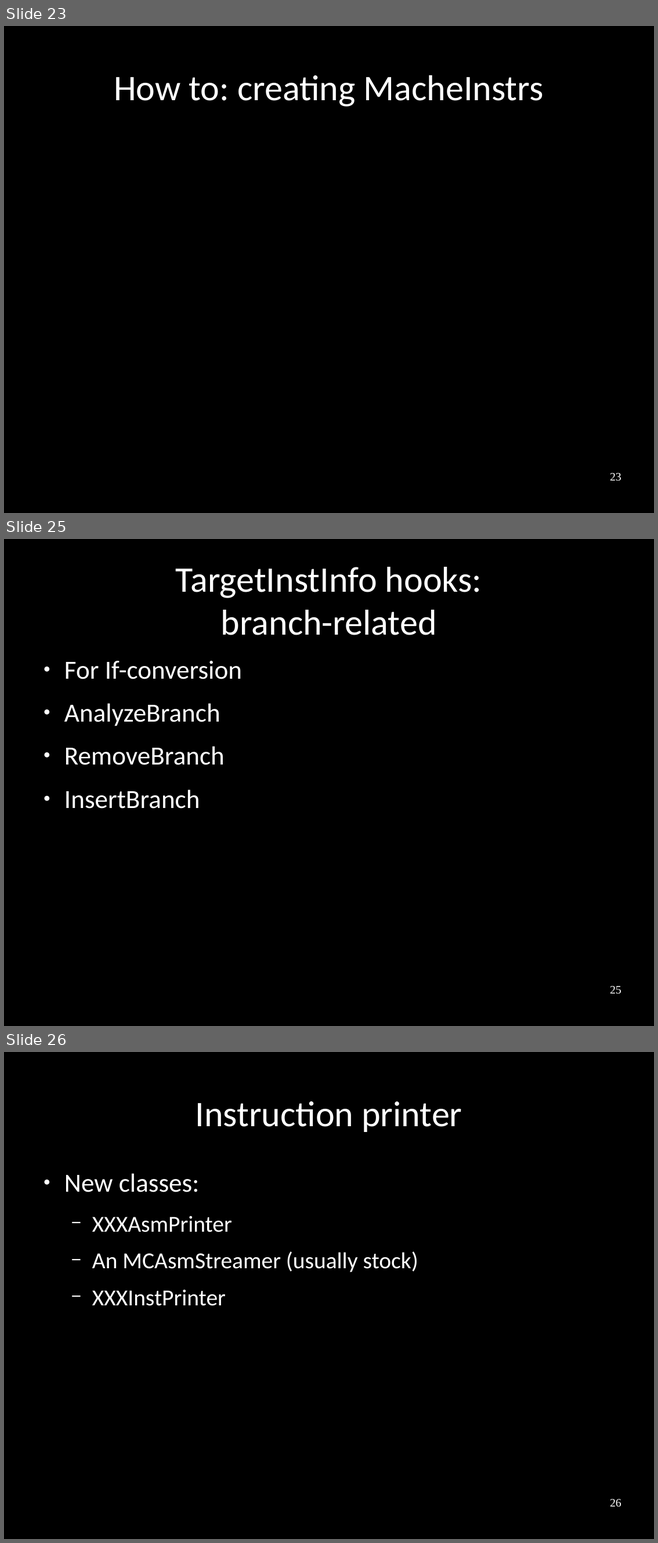
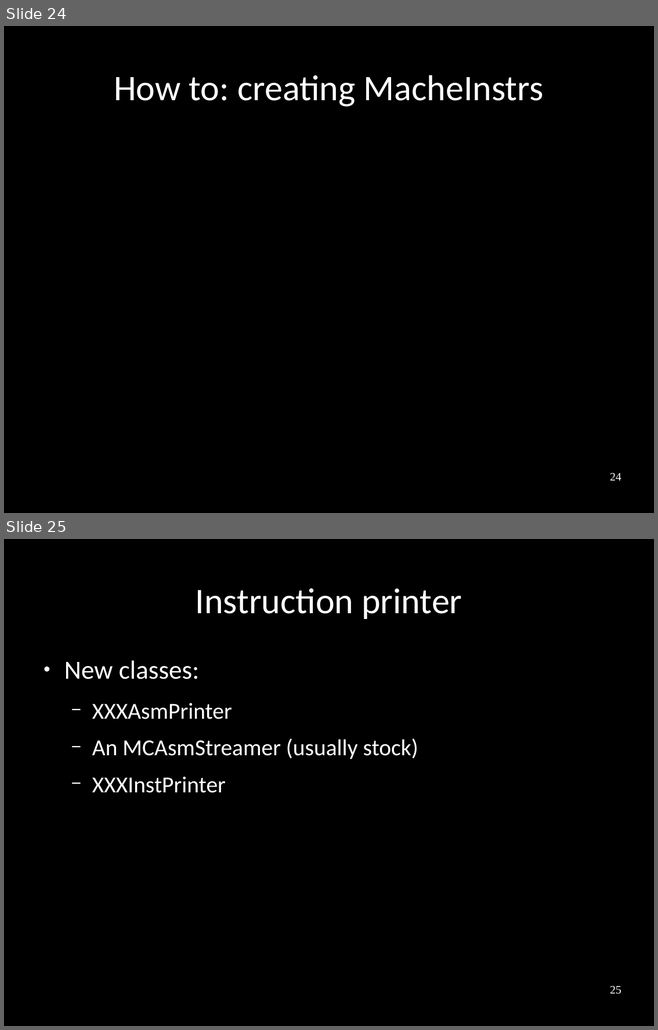
Before and after one commit to frasercrmck/llvm-leg, a slide deck: docs/Codeplay/Slides.odp. Shown one above the other, each under a label of ours: slides 23, 25 and 26 before the commit, slides 24 and 25 after it; the slides between them are not shown. The pictures are 658x1543 and 658x1030 pixels, drawn with LibreOffice and Linux fonts; fonts in the diff are those of the drawing. Boxes give left, top, right and bottom in pixels: in the first picture for what was removed or moved away, otherwise in the second. Text is boxed around its words. In the diff, an @@ line names an element or a change of style, - is before the commit and + after.

```diff
--- a/docs/Codeplay/Slides.odp
+++ b/docs/Codeplay/Slides.odp
@@ slide 25 removed at bbox=[4, 539, 654, 1026], background #000000 @@
@@ title removed at bbox=[176, 567, 482, 635] @@
-TargetInstInfo hooks:
-branch-related
@@ text removed at bbox=[64, 661, 242, 809] @@
-● For If-conversion
-● AnalyzeBranch
-● RemoveBranch
-● InsertBranch
@@ page number removed at bbox=[610, 986, 621, 994] @@
-25
@@ what was slide 23 is now slide 24 @@
@@ page number at bbox=[610, 473, 621, 481]: text changed @@
-23
+24
@@ what was slide 26 is now slide 25 @@
@@ page number at bbox=[610, 986, 621, 994]: text changed @@
-26
+25
```
Also in this commit, not shown: 2 slides added, 1 other slide removed.
